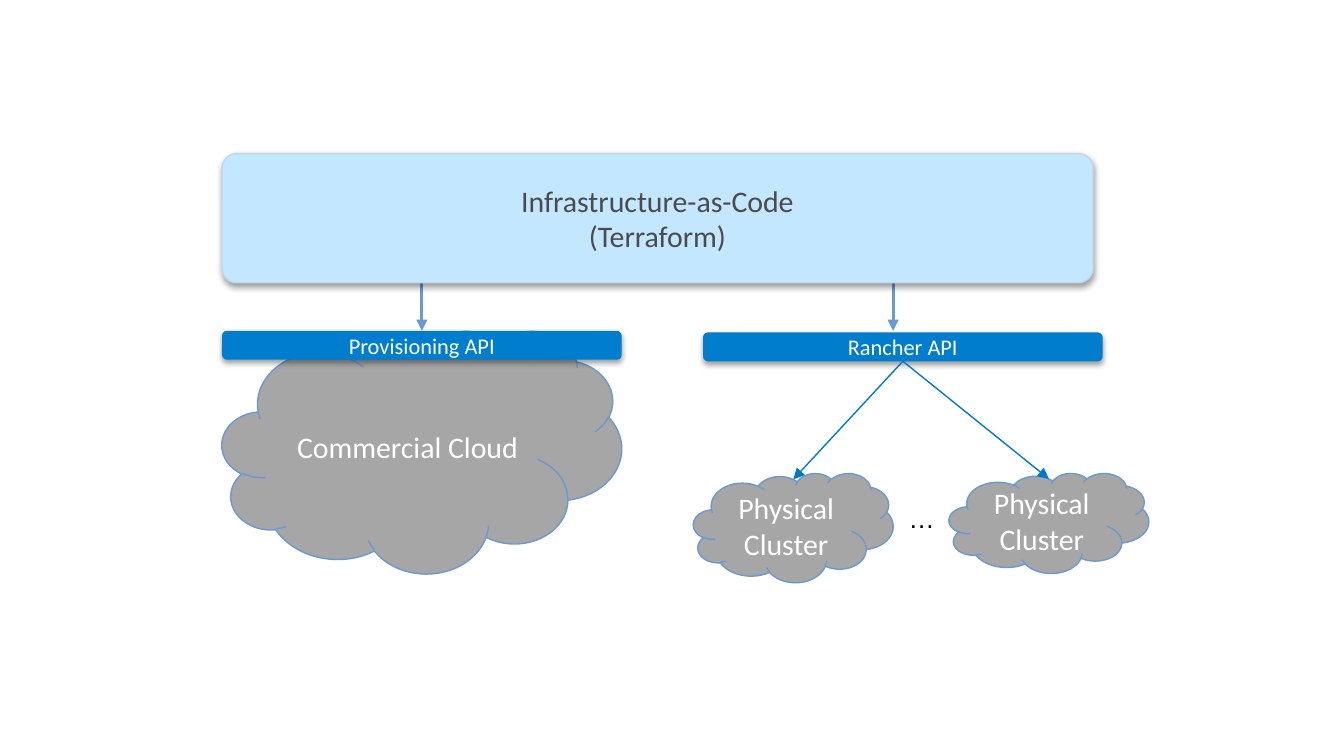
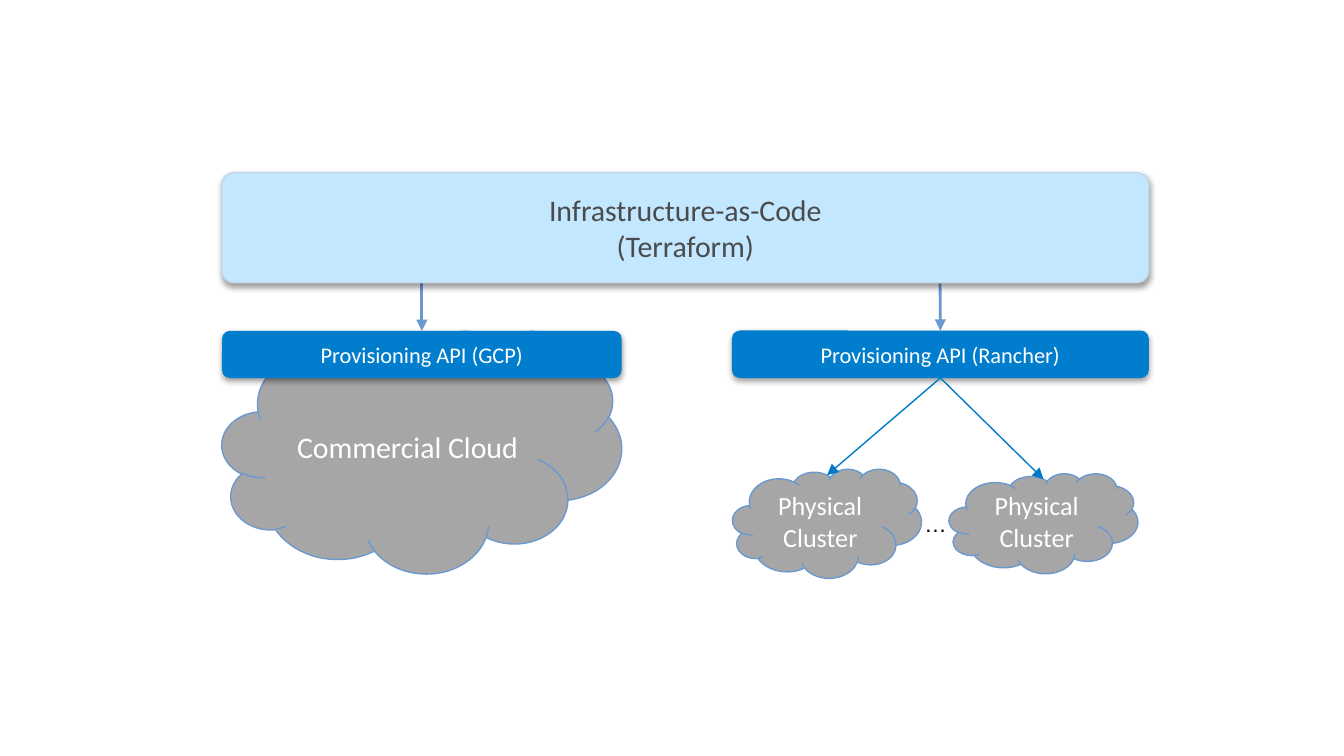
Before and after one commit to SystemsApproach/ops, a slide deck: slide 21 of figures.pptx. Drawn at 1344x756 pixels with LibreOffice and Linux fonts; fonts in the diff are those of the drawing. Boxes give left, top, right and bottom in pixels: in the first picture for what was removed or moved away, otherwise in the second. Text is boxed around its words. In the diff, an @@ line names an element or a change of style, - is before the commit and + after.

```diff
--- a/figures.pptx
+++ b/figures.pptx
@@ rounded rectangle "Infrastructure-as-Code": place and size @@
-rounded rectangle "Infrastructure-as-Code" at box(222, 153, 1093, 282)
+rounded rectangle "Infrastructure-as-Code" at box(222, 172, 1149, 282)
@@ arrow moved from (894, 176) - (894, 331) to (939, 176) - (941, 331) @@
@@ rounded rectangle "Provisioning API (GCP)": place and size @@
-rounded rectangle "Provisioning API (GCP)" at box(222, 331, 621, 359)
+rounded rectangle "Provisioning API (GCP)" at box(222, 331, 621, 378)
@@ text in rounded rectangle at box(321, 347, 523, 367): text changed @@
-Provisioning API
+Provisioning API (GCP)
@@ rounded rectangle "Provisioning API (Rancher)": place and size @@
-rounded rectangle "Provisioning API (Rancher)" at box(703, 332, 1102, 360)
+rounded rectangle "Provisioning API (Rancher)" at box(732, 331, 1149, 378)
@@ text in rounded rectangle at box(821, 347, 1060, 367): text changed @@
-Rancher API
+Provisioning API (Rancher)
@@ arrow moved from (903, 362) - (793, 480) to (941, 378) - (827, 476) @@
@@ arrow moved from (903, 362) - (1048, 478) to (941, 378) - (1043, 480) @@
@@ cloud "Physical Cluster" at box(732, 469, 922, 578): size 16 to 14 pt @@
@@ cloud "Physical Cluster": place and size @@
-cloud "Physical Cluster" at box(694, 473, 894, 582)
+cloud "Physical Cluster" at box(732, 469, 922, 578)
@@ cloud "Physical Cluster": place and size @@
-cloud "Physical Cluster" at box(949, 473, 1149, 573)
+cloud "Physical Cluster" at box(949, 473, 1138, 573)
@@ cloud "Physical Cluster" at box(949, 473, 1138, 573): size 16 to 14 pt @@
@@ text "…": place and size @@
-text "…" at box(895, 496, 949, 542)
+text "…" at box(911, 503, 961, 543)
@@ text "…" at box(911, 503, 961, 543): size 14 to 12 pt @@
```
Also in this commit, not shown: 1 other slide changed, 4 other files.
